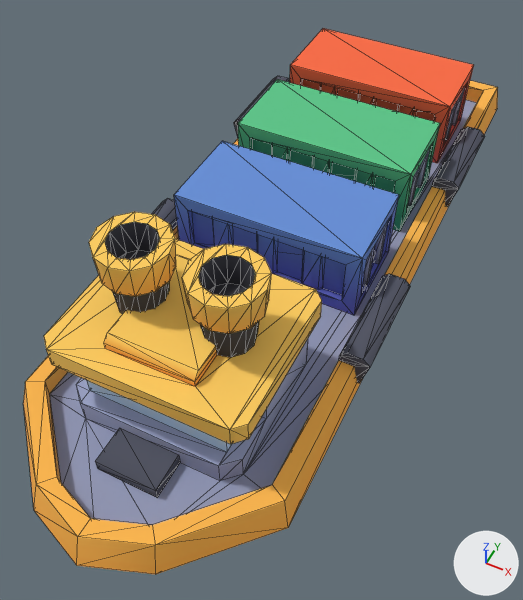
Before and after pictures for a commit that changed the glTF model kenney_watercraft-pack/Models/ship-cargo-a.glb.
Both versions are drawn from a 50 mm lens placed at (3.15, -7.13, 8.66), pointed at (0.05, -0.94, 0.92). Every picture has the same lights, and +X, +Y and +Z are marked at lower right. Mesh edges are drawn as thin lines. Where no turn or scale is listed for an object, it has been applied to the vertices.

The first picture shows 'cargo-a', 'cargo-b', 'cargo-c', 'ship-cargo-a'.
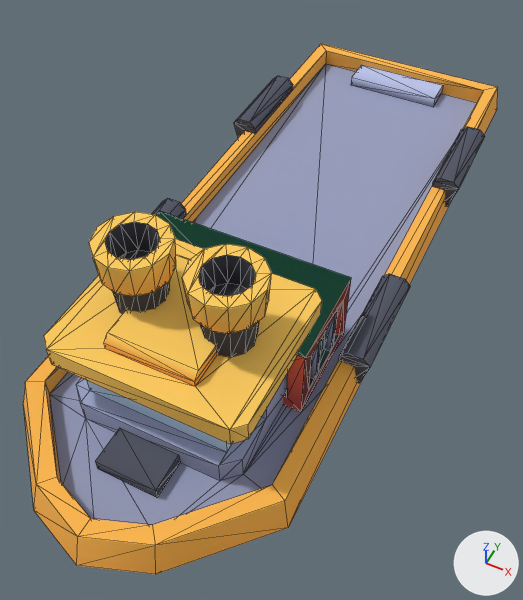
The newer file is also rescaled (x3.4), turned or shifted as a whole; pictures and numbers use the older file's frame.

Pixel boxes (x1, y1, x2, y2) of what changed, in the pictures (523 x 600 px):
'cargo-a', deleted (blue): before (174, 141, 399, 315)
'cargo-b', deleted (green): before (238, 79, 440, 232)
'cargo-c', deleted (orange): before (290, 28, 474, 163)
'ship-cargo-a.001', added (green): after (156, 211, 351, 411)
'ship-cargo-a.003', added (red): after (283, 279, 351, 412)
'ship-cargo-a.002', added (green): after (157, 213, 348, 395)

The change, as a list of edits to the scene's bpy script:
```text
Add me_cargo_c_1:
    me_cargo_c_1.from_pydata(...)  # 120 vertices, 160 faces; spans x -1.38..1.38, y -0.69..0.69, z 1.1..2.21
    me_cargo_c_1.materials.append(mat_colormap)  # picture img_colormap
Add me_cargo_b_1:
    me_cargo_b_1.from_pydata(...)  # 120 vertices, 160 faces; spans x -1.38..1.38, y -0.69..0.69, z 1.1..2.21
    me_cargo_b_1.materials.append(mat_colormap)  # picture img_colormap
Add me_cargo_a_1:
    me_cargo_a_1.from_pydata(...)  # 120 vertices, 160 faces; spans x -1.38..1.38, y -0.69..0.69, z 1.1..2.21
    me_cargo_a_1.materials.append(mat_colormap)  # picture img_colormap
Remove ob_cargo_a:
    ob_cargo_a = bpy.data.objects.new('cargo-a', me_cargo_a)
    ob_cargo_a.location = (0.0, -0.08, 1.1)
Remove ob_cargo_b:
    ob_cargo_b = bpy.data.objects.new('cargo-b', me_cargo_b)
    ob_cargo_b.location = (0.0, 1.8, 1.1)
Remove ob_cargo_c:
    ob_cargo_c = bpy.data.objects.new('cargo-c', me_cargo_c)
    ob_cargo_c.location = (0.0, 3.68, 1.1)
Add ob_ship_cargo_a_003:
    ob_ship_cargo_a_003 = bpy.data.objects.new('ship-cargo-a.003', me_cargo_c_1)
    ob_ship_cargo_a_003.location = (0.0, -1.83, 0.0)
Add ob_ship_cargo_a_002:
    ob_ship_cargo_a_002 = bpy.data.objects.new('ship-cargo-a.002', me_cargo_b_1)
    ob_ship_cargo_a_002.location = (0.0, -1.83, 0.0)
Add ob_ship_cargo_a_001:
    ob_ship_cargo_a_001 = bpy.data.objects.new('ship-cargo-a.001', me_cargo_a_1)
    ob_ship_cargo_a_001.location = (0.0, -1.83, 0.0)
```
